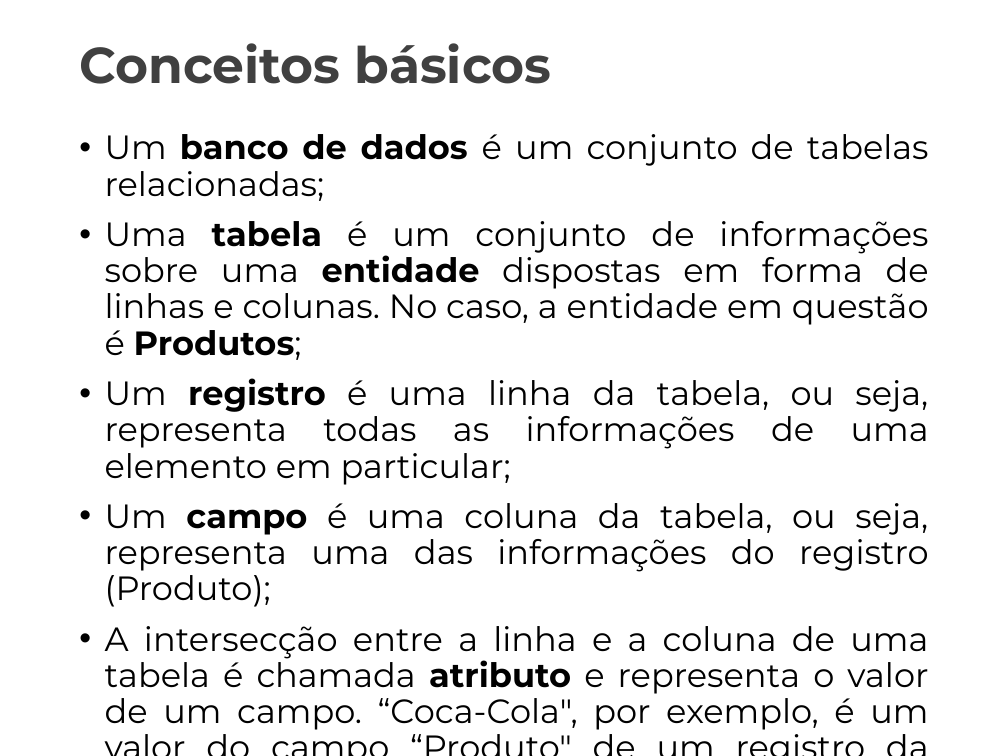
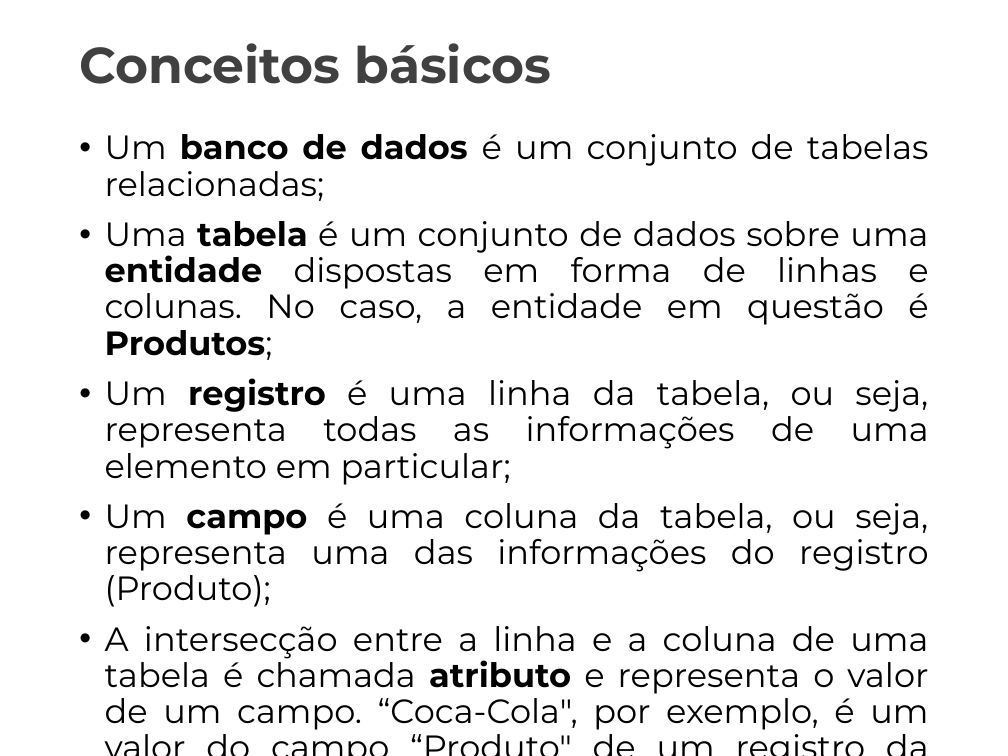
Before and after one commit to senai-desenvolvimento/2021-2S-2D, a slide deck: slide 5 of sprint-1-bd/aulas/Aula_03_BD.pptx. Drawn at 1008x756 pixels with LibreOffice and Linux fonts; fonts in the diff are those of the drawing; background and template pictures are left out. Boxes give left, top, right and bottom in pixels: in the first picture for what was removed or moved away, otherwise in the second. Text is boxed around its words. In the diff, an @@ line names an element or a change of style, - is before the commit and + after.

Commit message:
Ajusta apresentacao aula 03 bd

```diff
--- a/sprint-1-bd/aulas/Aula_03_BD.pptx
+++ b/sprint-1-bd/aulas/Aula_03_BD.pptx
@@ text at (105, 221, 928, 360): text changed @@
-• Uma tabela é um conjunto de informações sobre uma entidade dispostas em forma de linhas e colunas. No caso, a entidade em questão é Produtos;
+• Uma tabela é um conjunto de dados sobre uma entidade dispostas em forma de linhas e colunas. No caso, a entidade em questão é Produtos;
```
